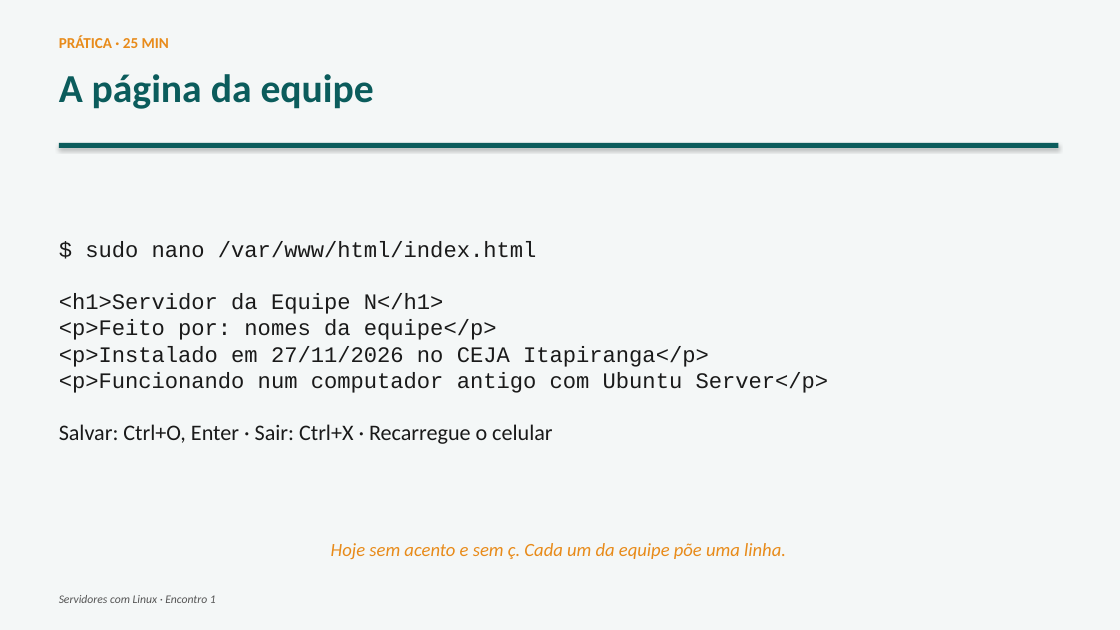
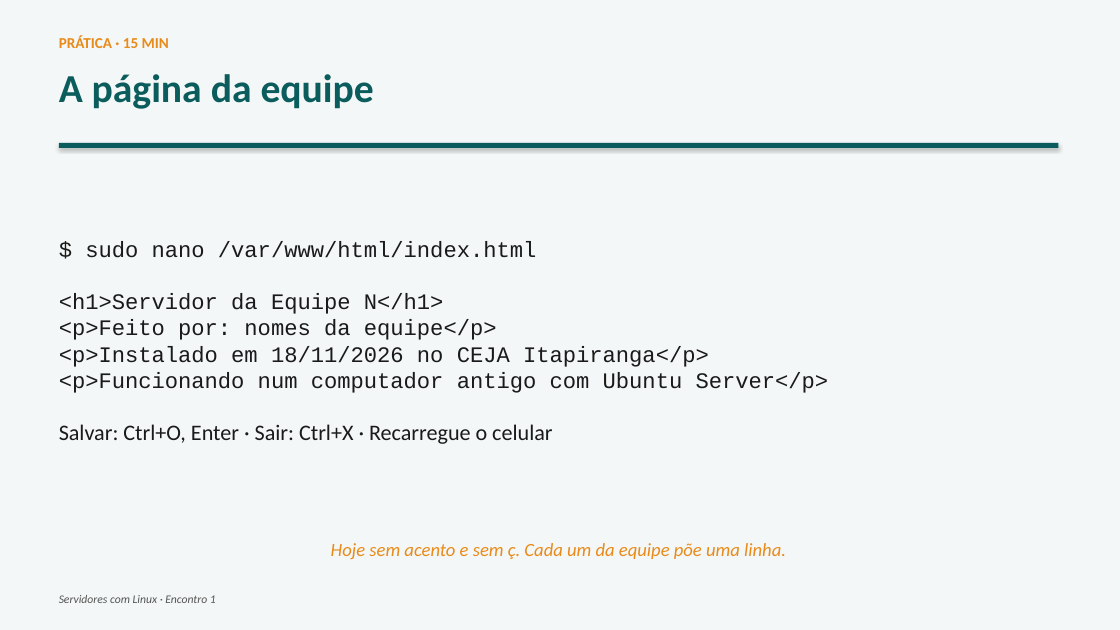
Before and after one commit to joninedel-prog/gerador_contratos, a slide deck: slide 33 of Aula - Servidores 1 - Instalando o Ubuntu e o primeiro site.pptx (slide 20 before the commit). Drawn at 1120x630 pixels with LibreOffice and Linux fonts; fonts in the diff are those of the drawing. Boxes give left, top, right and bottom in pixels: in the first picture for what was removed or moved away, otherwise in the second. Text is boxed around its words. In the diff, an @@ line names an element or a change of style, - is before the commit and + after.

```diff
--- a/Aula - Servidores 1 - Instalando o Ubuntu e o primeiro site.pptx
+++ b/Aula - Servidores 1 - Instalando o Ubuntu e o primeiro site.pptx
@@ text at [59,35,169,48]: text changed @@
-PRÁTICA · 25 MIN
+PRÁTICA · 15 MIN
@@ text at [59,346,709,367]: text changed @@
-<p>Instalado em 27/11/2026 no CEJA Itapiranga</p>
+<p>Instalado em 18/11/2026 no CEJA Itapiranga</p>
```
Also in this commit, not shown: 14 other slides changed, 13 slides added, 1 slide removed, 4 other files.
